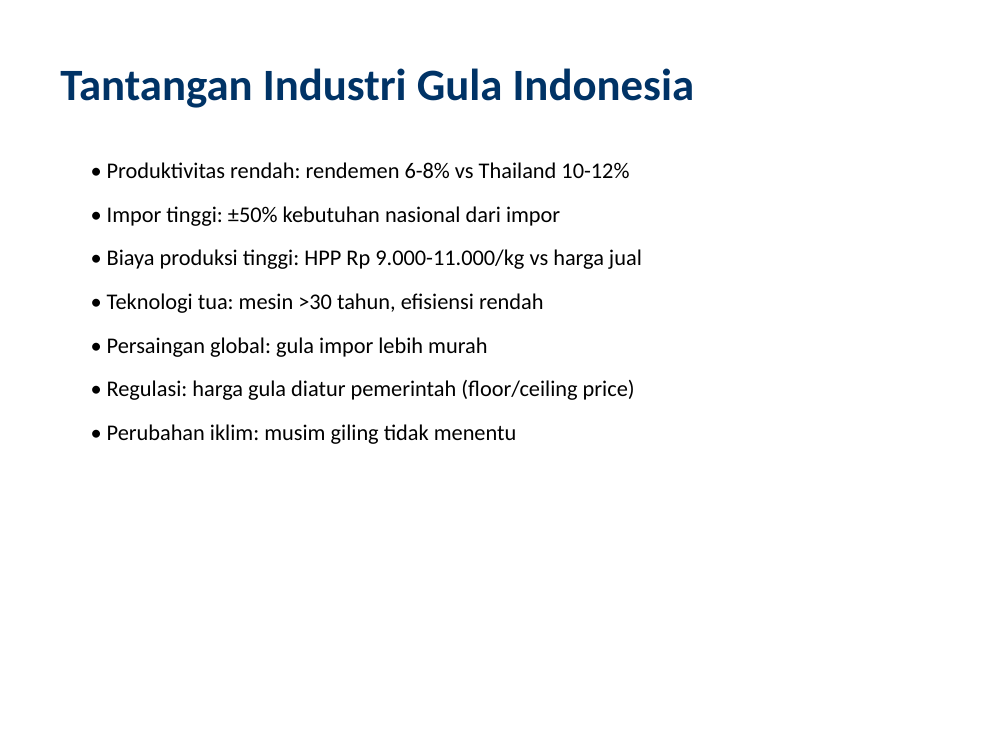
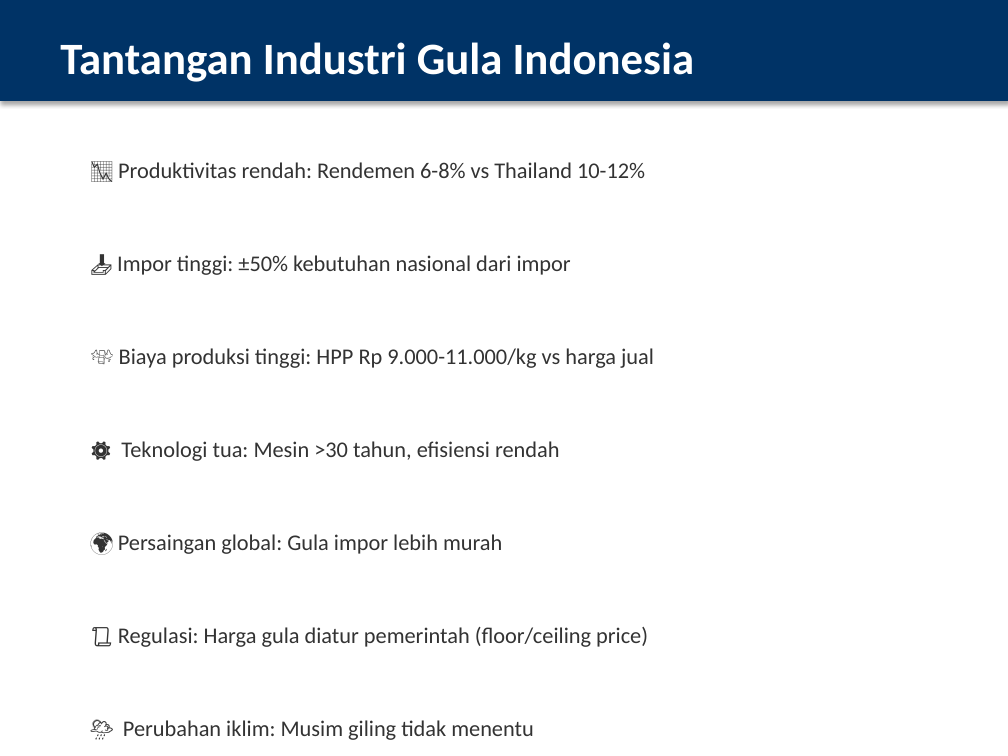
Before and after one commit to thereaintnocheaphappiness-cmyk/buat-tugas, a slide deck: slide 13 of PPT_Overview_Pabrik_Gula_IMPROVED.pptx (slide 12 before the commit). Drawn at 1008x756 pixels with LibreOffice and Linux fonts; fonts in the diff are those of the drawing. Boxes give left, top, right and bottom in pixels: in the first picture for what was removed or moved away, otherwise in the second. Text is boxed around its words. In the diff, an @@ line names an element or a change of style, - is before the commit and + after.

Commit message:
Improve PPT with visual enhancements: color-coded boxes, flow diagrams, KPI cards, two-column layouts, emoji icons, and professional design

```diff
--- a/PPT_Overview_Pabrik_Gula_IMPROVED.pptx
+++ b/PPT_Overview_Pabrik_Gula_IMPROVED.pptx
@@ rectangle added at box(0, 0, 1008, 101), fill #003366, outline #003366 0.75 pt @@
@@ text "Tantangan Industri Gula Indonesia": place and size @@
-text "Tantangan Industri Gula Indonesia" at box(60, 68, 695, 108)
+text "Tantangan Industri Gula Indonesia" at box(60, 42, 695, 82)
@@ text "Tantangan Industri Gula Indonesia" at box(60, 42, 695, 82): text colour #003366 to #FFFFFF @@
@@ text at box(117, 162, 654, 740): text changed; text colour #000000 to #333333 @@
-• Produktivitas rendah: rendemen 6-8% vs Thailand 10-12%
-• Impor tinggi: ±50% kebutuhan nasional dari impor
-• Biaya produksi tinggi: HPP Rp 9.000-11.000/kg vs harga jual
-• Teknologi tua: mesin >30 tahun, efisiensi rendah
-• Persaingan global: gula impor lebih murah
-• Regulasi: harga gula diatur pemerintah (floor/ceiling price)
-• Perubahan iklim: musim giling tidak menentu
+📉 Produktivitas rendah: Rendemen 6-8% vs Thailand 10-12%
+📥 Impor tinggi: ±50% kebutuhan nasional dari impor
+💸 Biaya produksi tinggi: HPP Rp 9.000-11.000/kg vs harga jual
+⚙️ Teknologi tua: Mesin >30 tahun, efisiensi rendah
+🌍 Persaingan global: Gula impor lebih murah
+📜 Regulasi: Harga gula diatur pemerintah (floor/ceiling price)
+🌦️ Perubahan iklim: Musim giling tidak menentu
```
Also in this commit, not shown: 15 other slides changed, 2 slides added, 1 slide removed.
